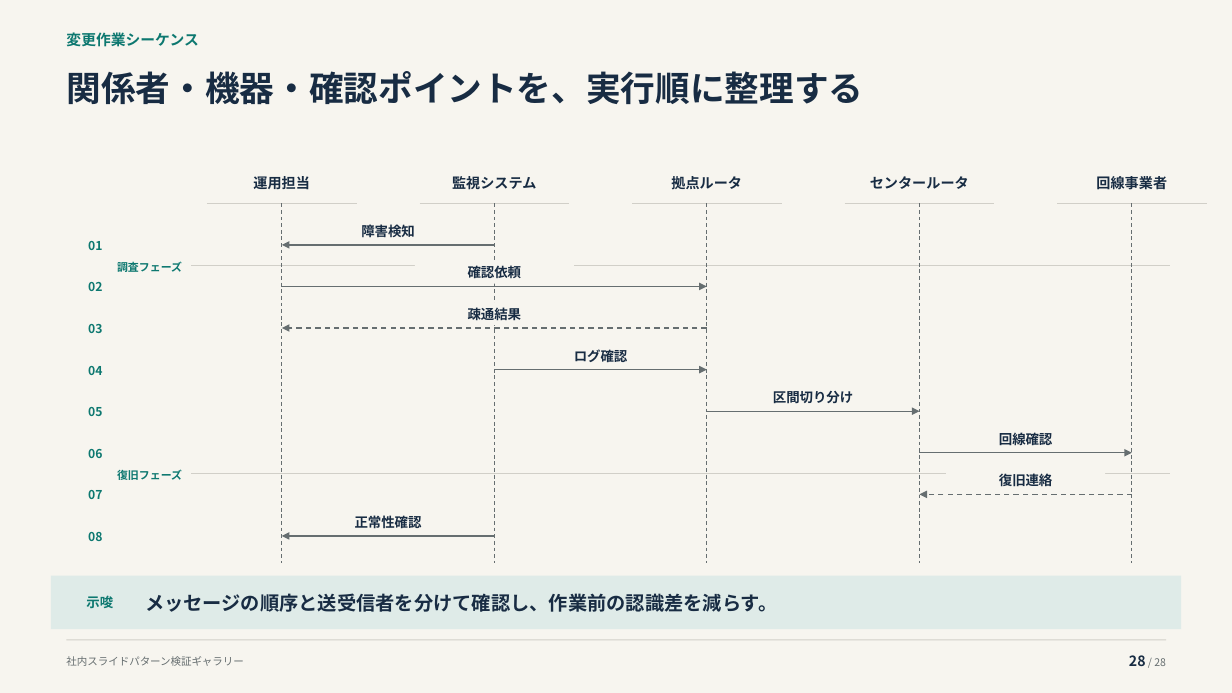
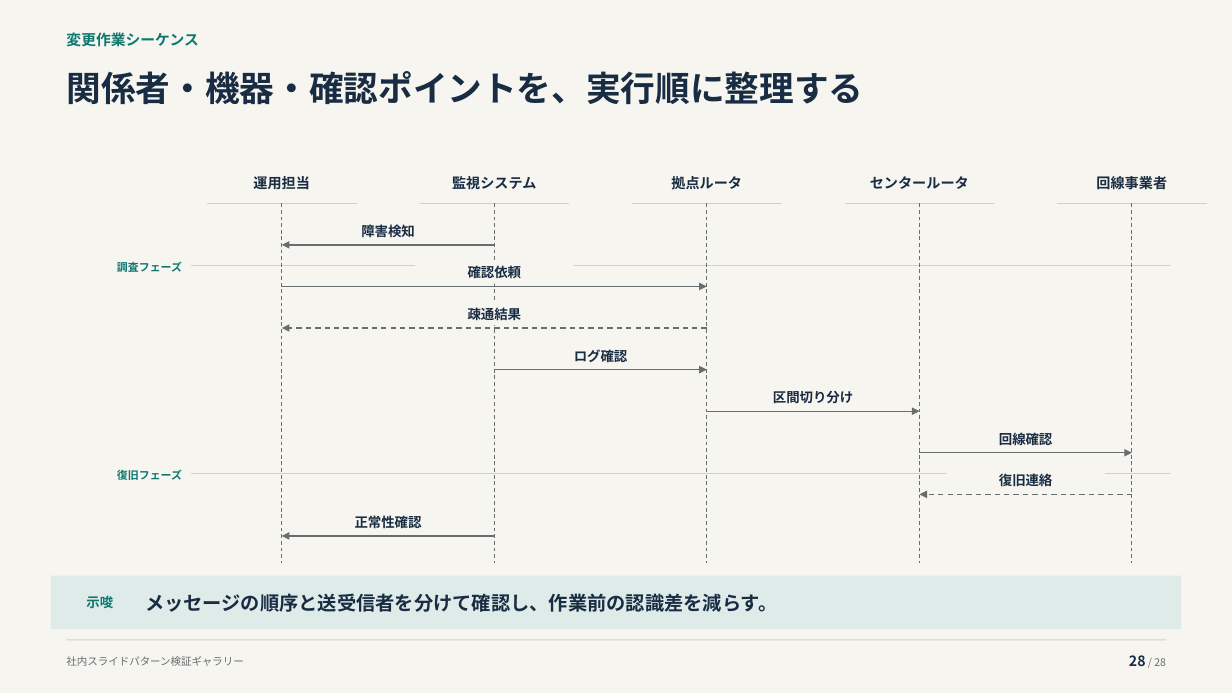
Before and after one commit to thinas1115/pptxdsl, a slide deck: slide 28 of examples/gallery/pattern_gallery.pptx. Drawn at 1232x693 pixels with LibreOffice and Linux fonts; fonts in the diff are those of the drawing. Boxes give left, top, right and bottom in pixels: in the first picture for what was removed or moved away, otherwise in the second. Text is boxed around its words. In the diff, an @@ line names an element or a change of style, - is before the commit and + after.

```diff
--- a/examples/gallery/pattern_gallery.pptx
+++ b/examples/gallery/pattern_gallery.pptx
@@ text removed at bbox=[88, 241, 102, 250] @@
-01
@@ text removed at bbox=[88, 282, 102, 291] @@
-02
@@ text removed at bbox=[88, 324, 102, 333] @@
-03
@@ text removed at bbox=[88, 366, 102, 375] @@
-04
@@ text removed at bbox=[88, 407, 102, 416] @@
-05
@@ text removed at bbox=[88, 449, 102, 458] @@
-06
@@ text removed at bbox=[88, 490, 102, 499] @@
-07
@@ text removed at bbox=[88, 532, 102, 541] @@
-08
```
Also in this commit, not shown: 11 other files.
